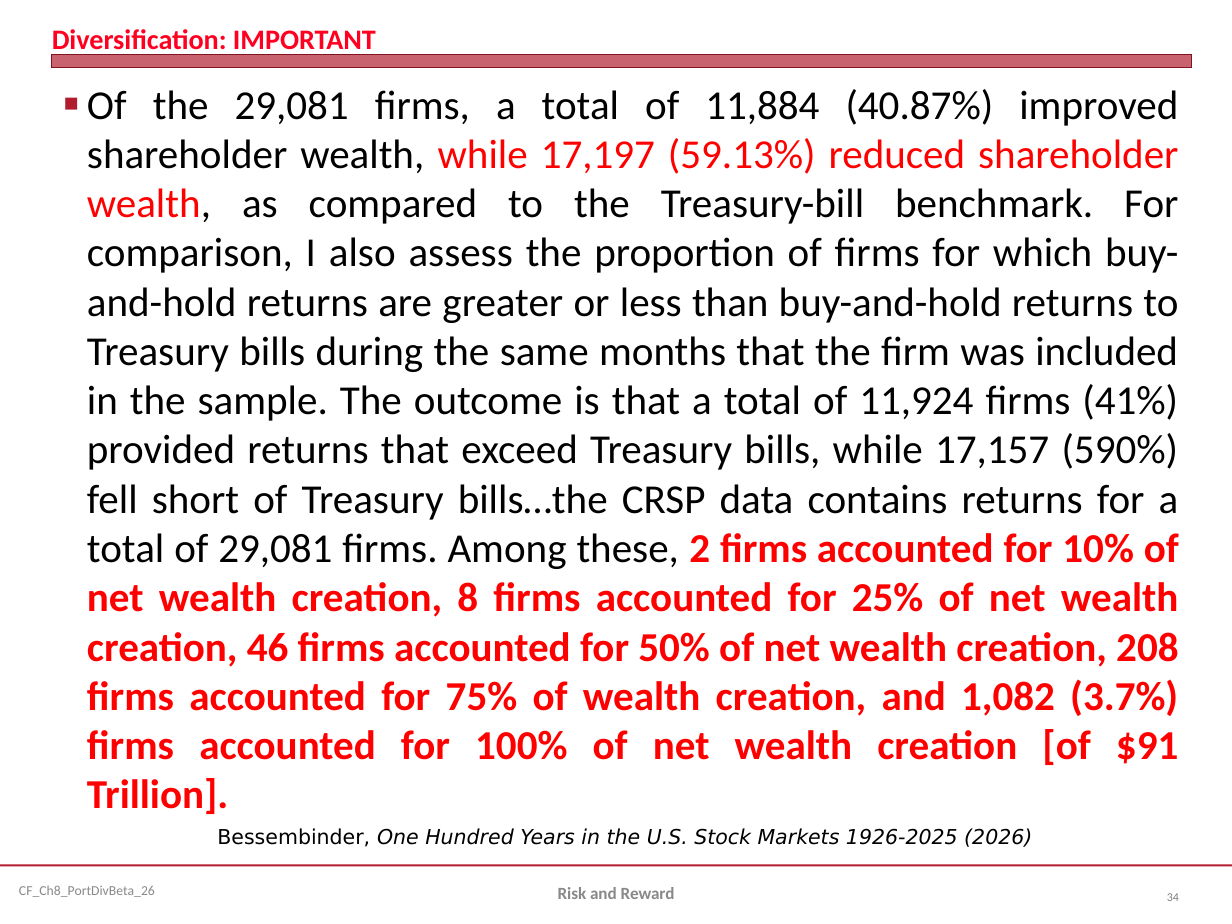
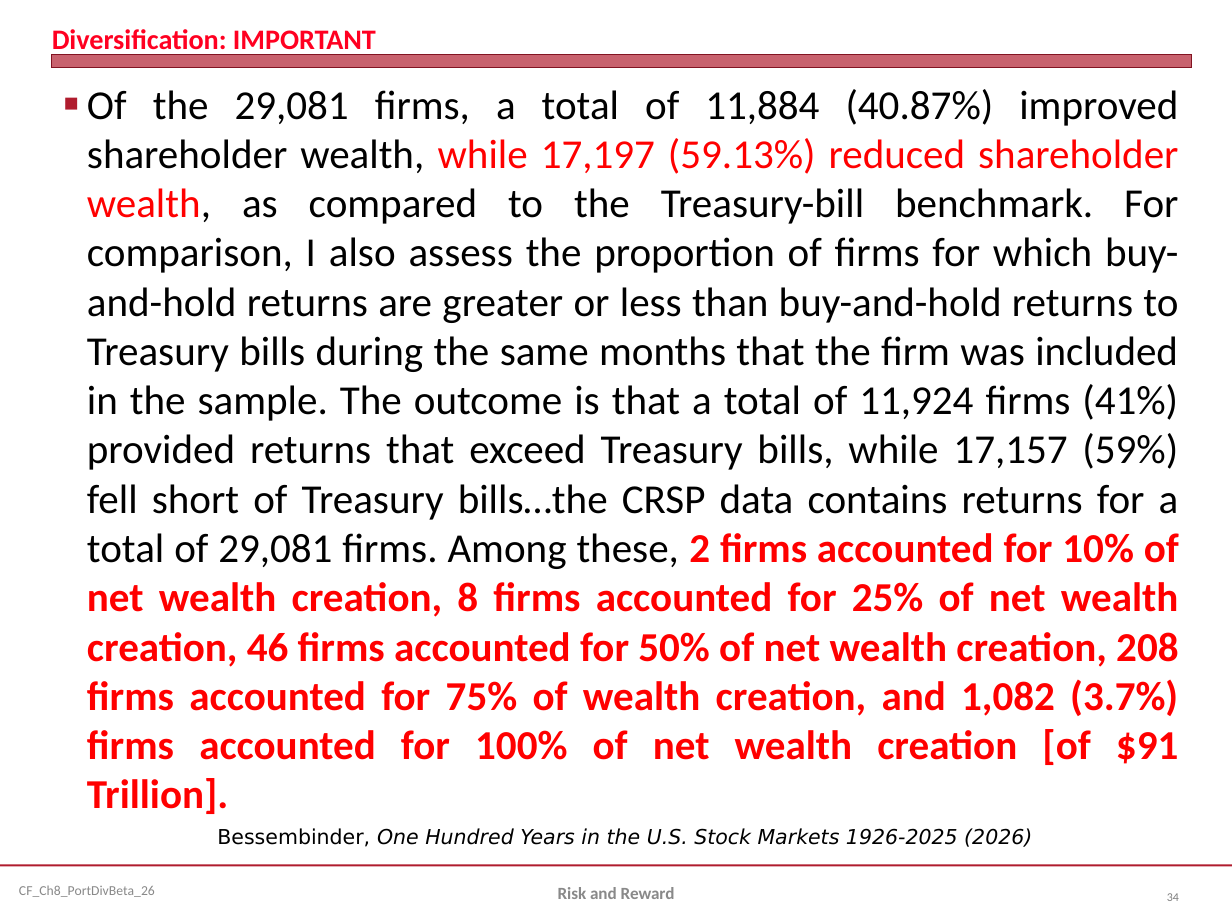
Before and after one commit to jmc877/Corporate-Finance, a slide deck: slide 34 of slides/CF_Ch8_PortDivBeta_26.pptx. Drawn at 1232x924 pixels with LibreOffice and Linux fonts; fonts in the diff are those of the drawing. Boxes give left, top, right and bottom in pixels: in the first picture for what was removed or moved away, otherwise in the second. Text is boxed around its words. In the diff, an @@ line names an element or a change of style, - is before the commit and + after.

```diff
--- a/slides/CF_Ch8_PortDivBeta_26.pptx
+++ b/slides/CF_Ch8_PortDivBeta_26.pptx
@@ text at <box>87,89,1179,814</box>: text changed @@
-■ Of the 29,081 firms, a total of 11,884 (40.87%) improved shareholder wealth, while 17,197 (59.13%) reduced shareholder wealth, as compared to the Treasury-bill benchmark. For comparison, I also assess the proportion of firms for which buy-and-hold returns are greater or less than buy-and-hold returns to Treasury bills during the same months that the firm was included in the sample. The outcome is that a total of 11,924 firms (41%) provided returns that exceed Treasury bills, while 17,157 (590%) fell short of Treasury bills…the CRSP data contains returns for a total of 29,081 firms. Among these, 2 firms accounted for 10% of net wealth creation, 8 firms accounted for 25% of net wealth creation, 46 firms accounted for 50% of net wealth creation, 208 firms accounted for 75% of wealth creation, and 1,082 (3.7%) firms accounted for 100% of net wealth creation [of $91 Trillion].
+■ Of the 29,081 firms, a total of 11,884 (40.87%) improved shareholder wealth, while 17,197 (59.13%) reduced shareholder wealth, as compared to the Treasury-bill benchmark. For comparison, I also assess the proportion of firms for which buy-and-hold returns are greater or less than buy-and-hold returns to Treasury bills during the same months that the firm was included in the sample. The outcome is that a total of 11,924 firms (41%) provided returns that exceed Treasury bills, while 17,157 (59%) fell short of Treasury bills…the CRSP data contains returns for a total of 29,081 firms. Among these, 2 firms accounted for 10% of net wealth creation, 8 firms accounted for 25% of net wealth creation, 46 firms accounted for 50% of net wealth creation, 208 firms accounted for 75% of wealth creation, and 1,082 (3.7%) firms accounted for 100% of net wealth creation [of $91 Trillion].
```
